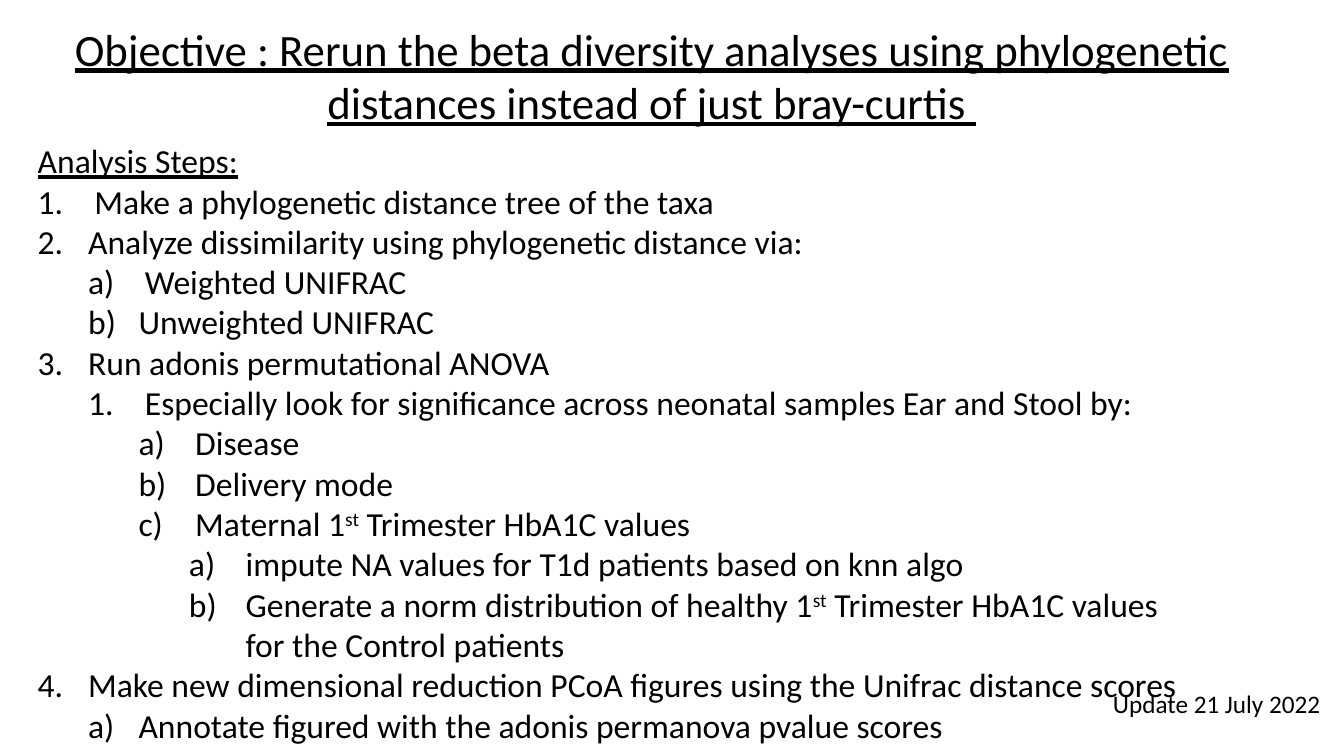
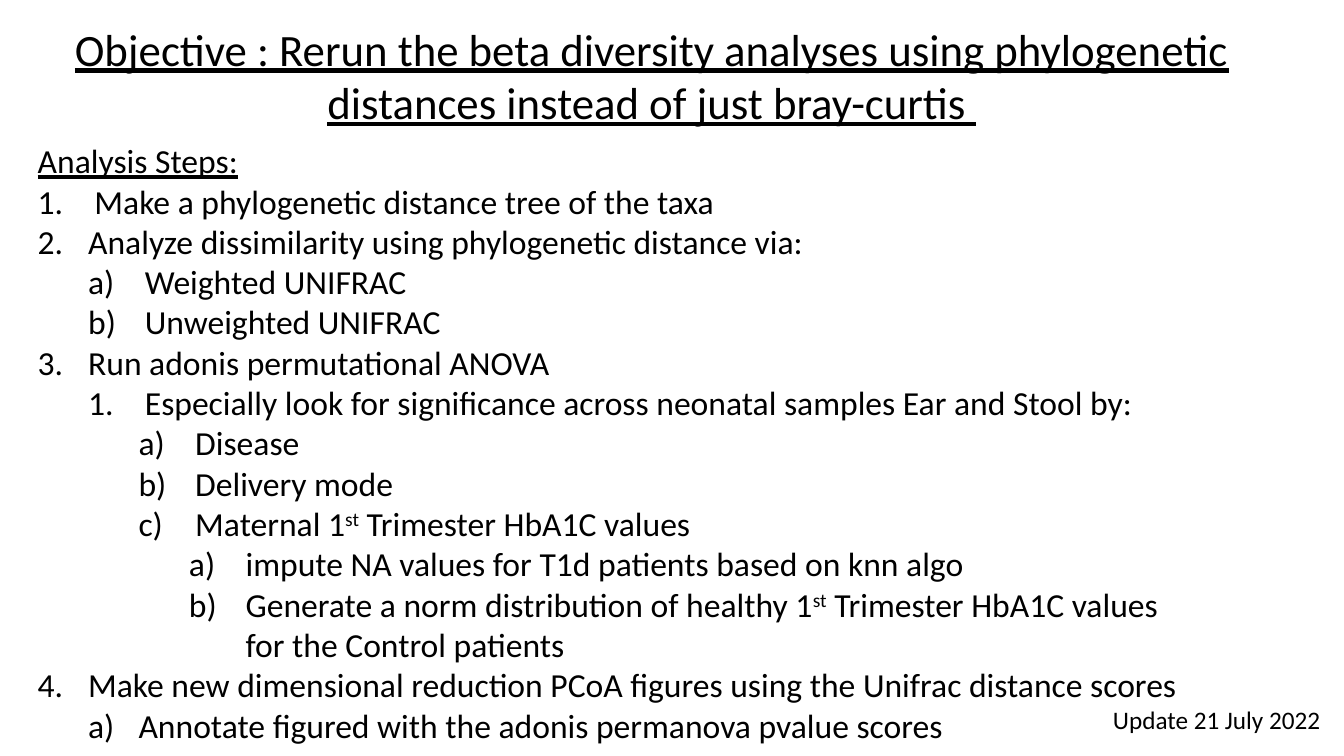
Before and after one commit to MADscientist314/Type_1_Diabetes_public, a slide deck: slide 2 of T1D Beta diversity update_21_July2022.pptx. Drawn at 1344x756 pixels with LibreOffice and Linux fonts; fonts in the diff are those of the drawing. Boxes give left, top, right and bottom in pixels: in the first picture for what was removed or moved away, otherwise in the second. Text is boxed around its words. In the diff, an @@ line names an element or a change of style, - is before the commit and + after.

```diff
--- a/T1D Beta diversity update_21_July2022.pptx
+++ b/T1D Beta diversity update_21_July2022.pptx
@@ text at <box>145,310,440,340</box>: indent changed @@
@@ text "Update 21 July 2022": place and size @@
-text "Update 21 July 2022" at <box>1113,692,1320,717</box>
+text "Update 21 July 2022" at <box>1113,711,1320,733</box>
```
Also in this commit, not shown: 2 other slides changed, 3 slides added, 12 other files.
